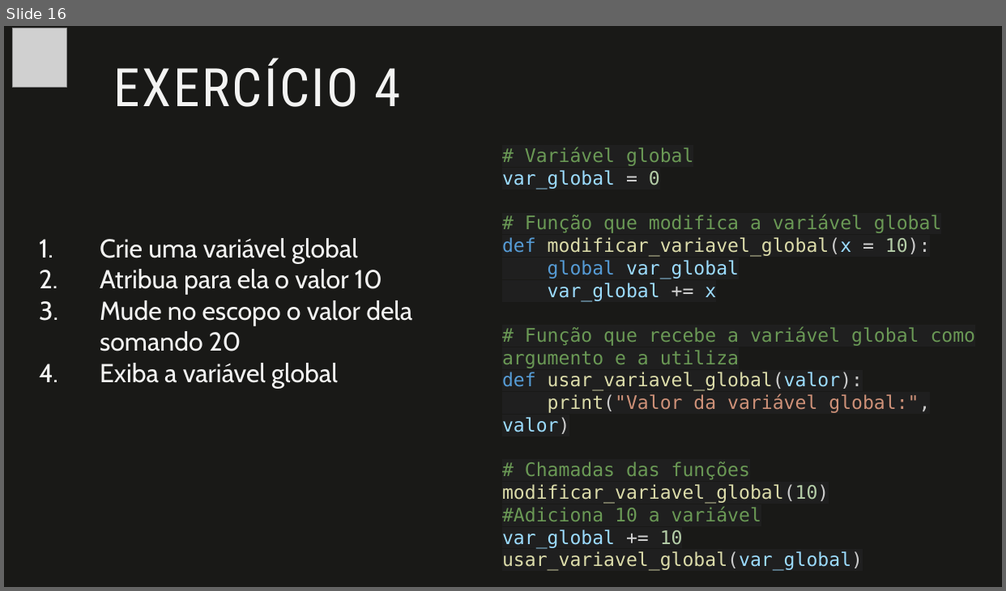
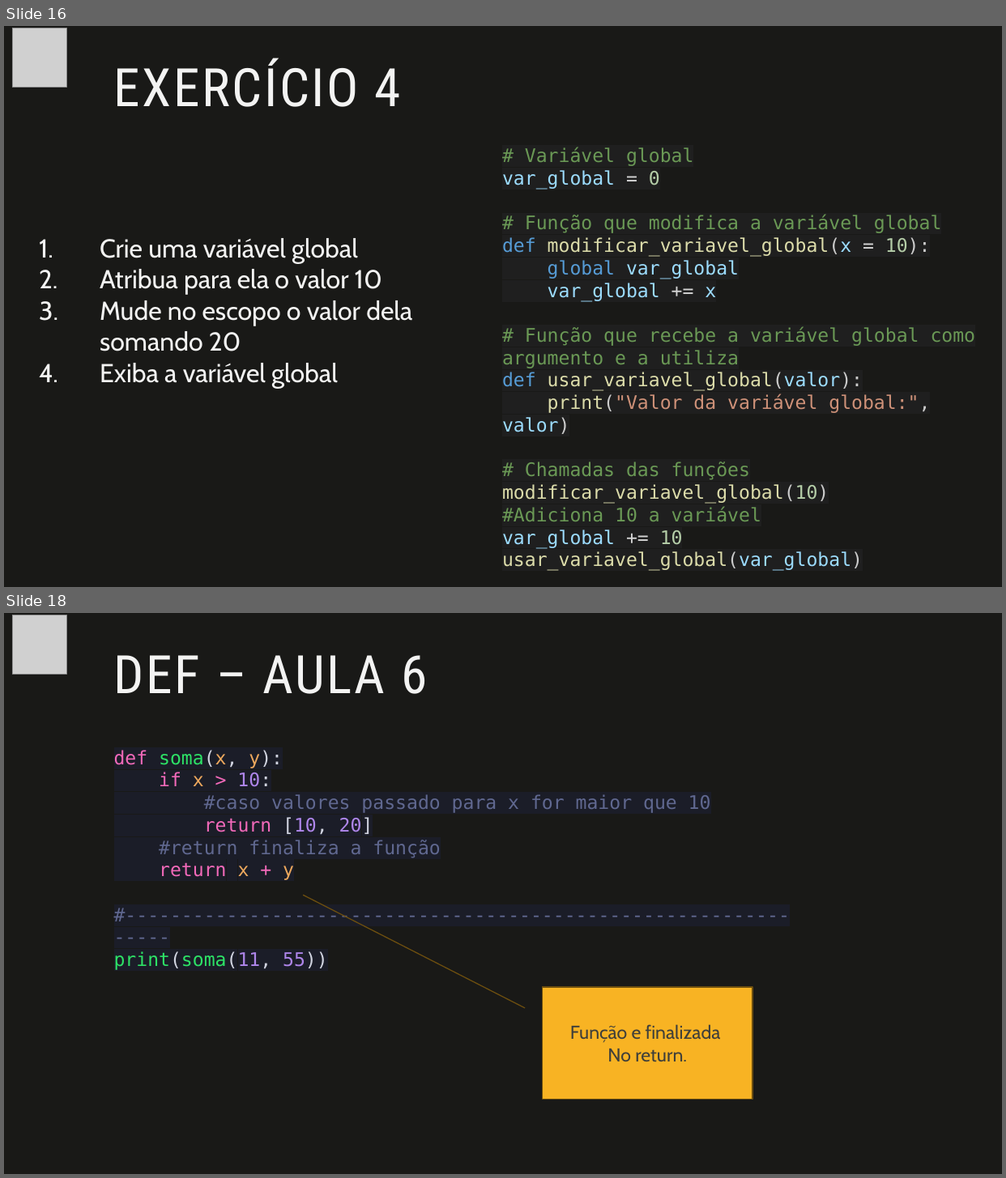
Before and after one commit to fabio-sudo/PythonCurso, a slide deck: Python_Dev/Python Intermediário/Material Python/1- Funções em Python.pptx. Shown one above the other, each under a label of ours: slide 16 before the commit, slides 16 and 18 after it; the slides between them are not shown. The pictures are 1006x591 and 1006x1178 pixels, drawn with LibreOffice and Linux fonts; fonts in the diff are those of the drawing; grey boxes stand for pictures. Boxes give left, top, right and bottom in pixels: in the first picture for what was removed or moved away, otherwise in the second. Text is boxed around its words. In the diff, an @@ line names an element or a change of style, - is before the commit and + after.

```diff
--- a/Python_Dev/Python Intermediário/Material Python/1- Funções em Python.pptx
+++ b/Python_Dev/Python Intermediário/Material Python/1- Funções em Python.pptx
@@ slide 18 added at [4,613,1002,1174], background #191917 @@
@@ picture added at [12,615,66,674] @@
@@ title added at [114,655,428,694], 51 pt, text #F3F3F2 @@
+DEF – AULA 6
@@ text added at [114,750,711,970], 18 pt, text #606890 @@
+def soma(x, y):
+if x > 10:
+#caso valores passado para x for maior que 10
+return [10, 20]
+#return finaliza a função
+return x + y
+#----------------------------------------------------------------
+print(soma(11, 55))
@@ border callout added at [543,987,752,1100], fill #F8B323, outline #6D4E0F 1 pt, 18 pt, text #3F3F3A @@
+Função e finalizada
+No return.
```
Also in this commit, not shown: 4 other slides added, 3 other files.
